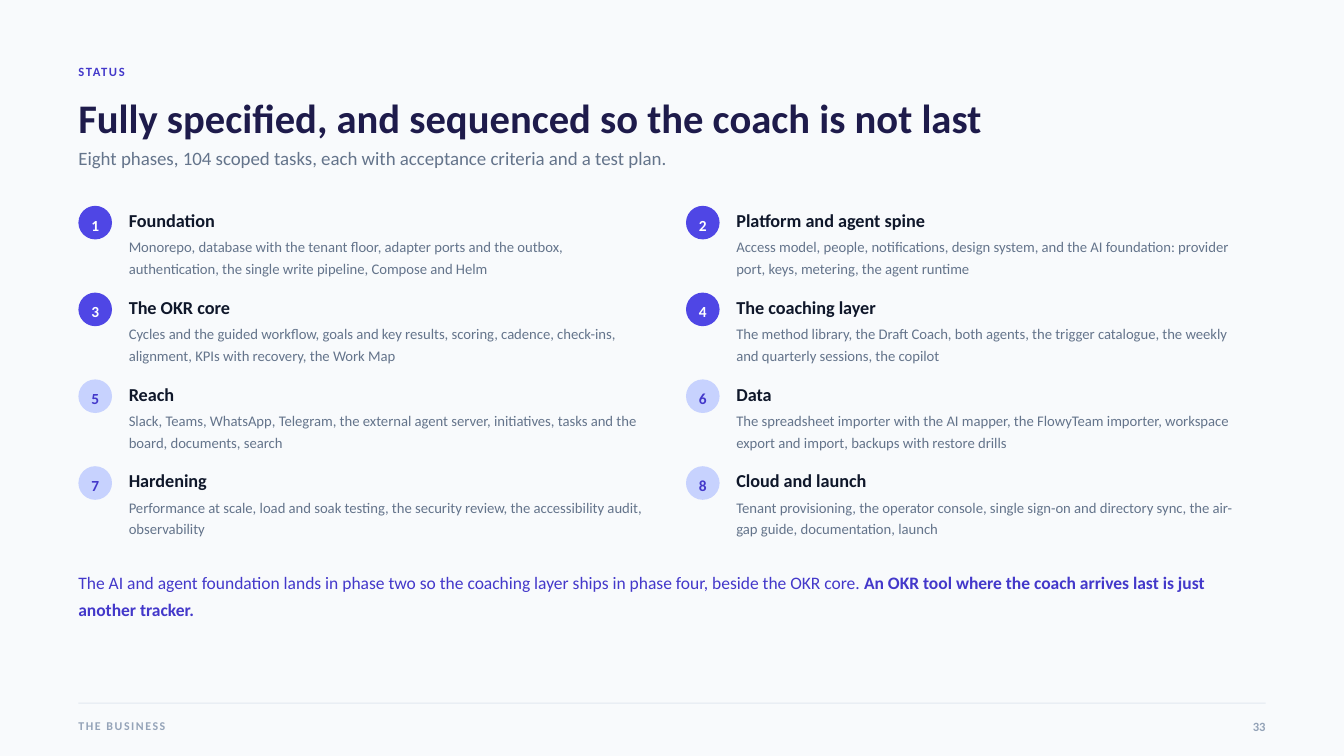
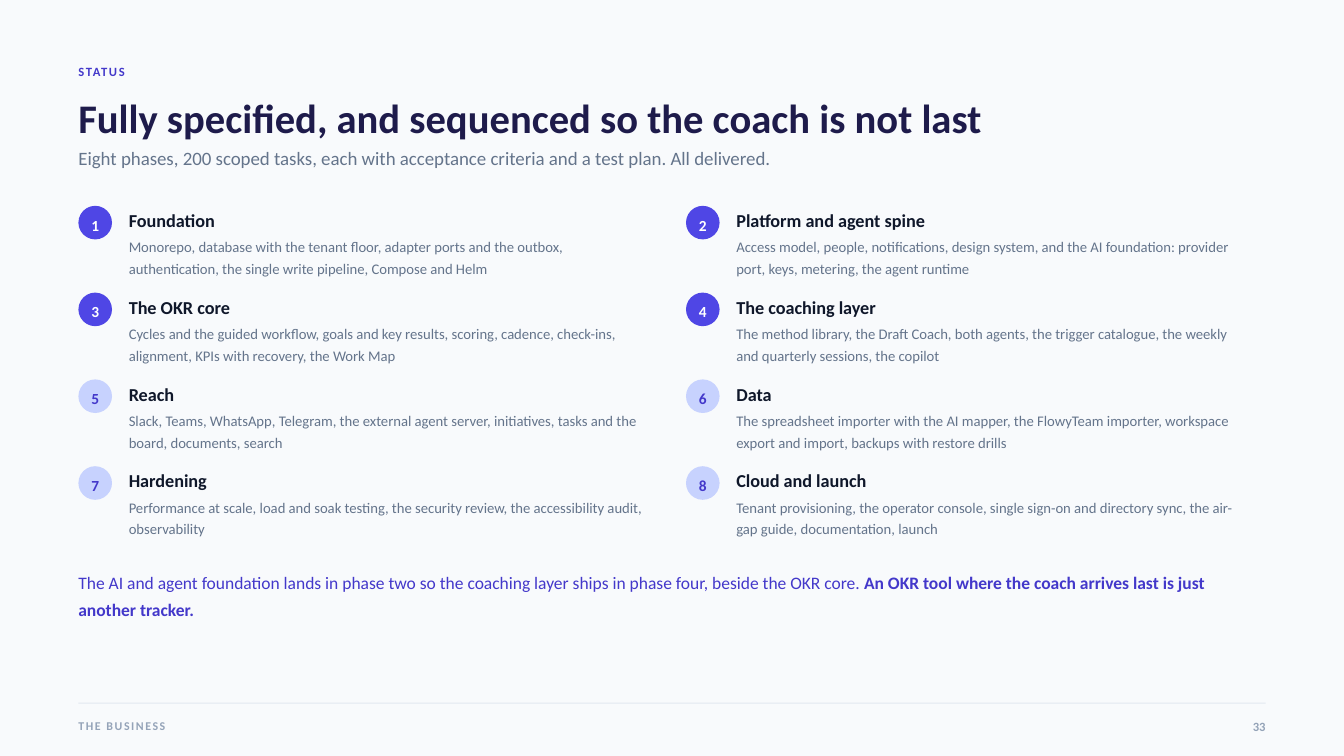
Before and after one commit to open-okr/open-okr, a slide deck: slide 33 of docs/stakeholder/OpenOKR-Deck.pptx. Drawn at 1344x756 pixels with LibreOffice and Linux fonts; fonts in the diff are those of the drawing. Boxes give left, top, right and bottom in pixels: in the first picture for what was removed or moved away, otherwise in the second. Text is boxed around its words. In the diff, an @@ line names an element or a change of style, - is before the commit and + after.

Commit message:
Rebuild the stakeholder pack from the corrected sources
The overview and the deck were rendered from text that said the product was
specified and not yet built, and that there were 104 tasks. The sources were
corrected in the previous commit and the renders were not, which left the two
files a reader is pointed at first saying the opposite of the README.

pandoc, python3 and Info-ZIP are on this machine now, so build.sh and
make-deck.py both run here. OpenOKR-Overview.docx is rebuilt, 20 tables
refitted, and its PDF re-exported through Word.

OpenOKR-Deck.pptx is rebuilt with 36 slides. Its PDF is not, and that is
worth writing down rather than leaving as a puzzle: PowerPoint on this machine
refuses to open the deck through automation, and refuses the committed deck
from 11 August in exactly the same way, so it is the machine and not the file.
Opening the .pptx in PowerPoint and exporting over OpenOKR-Deck.pdf is the one
manual step, and the folder's README now says so along with two other things
it had wrong: build.sh needs zip and unzip, and it never needed Pillow.

check:docs green.

```diff
--- a/docs/stakeholder/OpenOKR-Deck.pptx
+++ b/docs/stakeholder/OpenOKR-Deck.pptx
@@ text at box(78, 152, 770, 168): text changed @@
-Eight phases, 104 scoped tasks, each with acceptance criteria and a test plan.
+Eight phases, 200 scoped tasks, each with acceptance criteria and a test plan. All delivered.
```
Also in this commit, not shown: 5 other slides changed, 3 other files.
